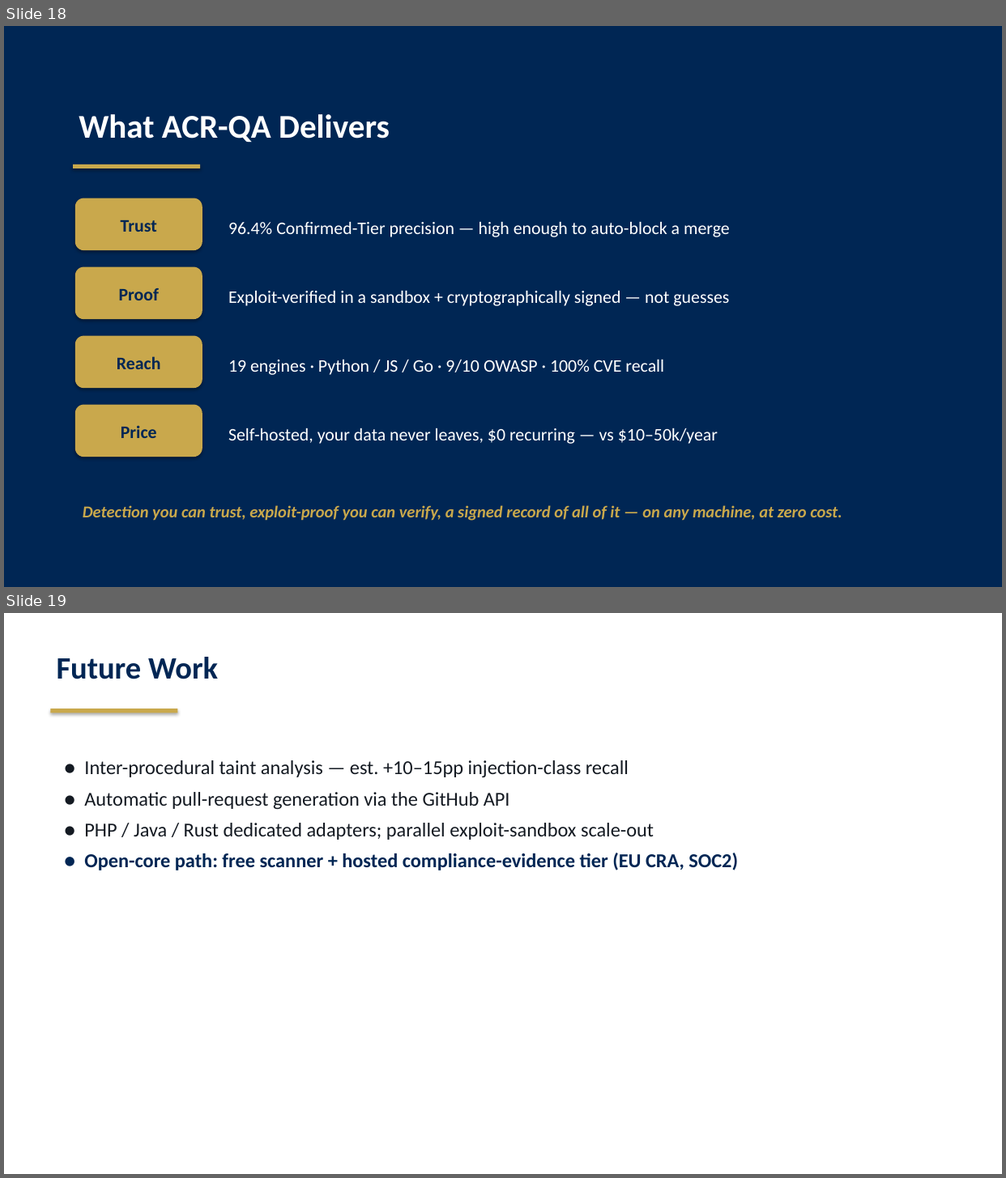
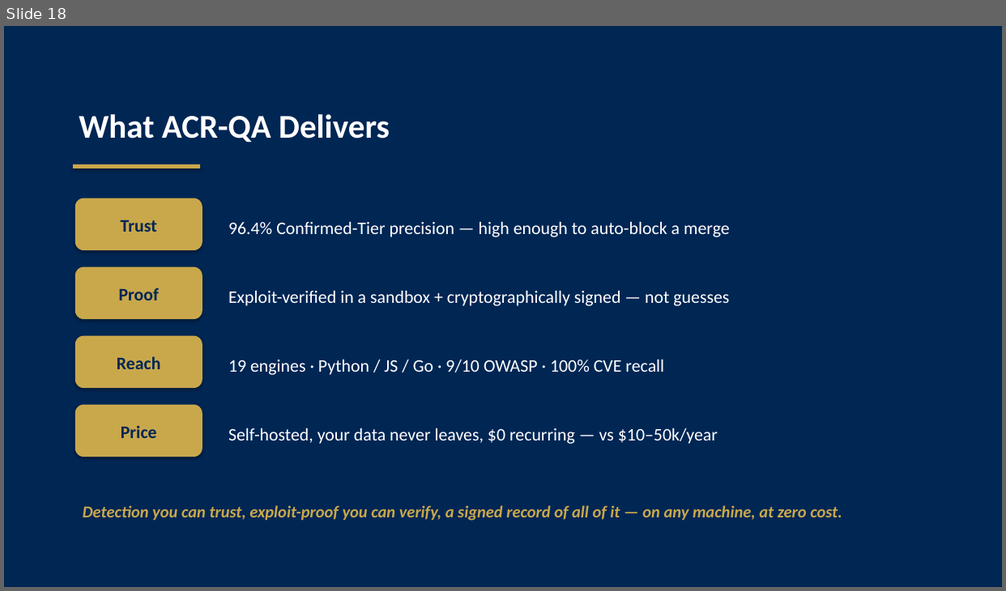
Before and after one commit to starredjaco/ACR-QA, a slide deck: docs/ACR-QA_Defense.odp. Shown one above the other, each under a label of ours: slides 18 and 19 before the commit, slide 18 after it. The pictures are 1006x1178 and 1006x591 pixels, drawn with LibreOffice and Linux fonts; fonts in the diff are those of the drawing. Boxes give left, top, right and bottom in pixels: in the first picture for what was removed or moved away, otherwise in the second. Text is boxed around its words. In the diff, an @@ line names an element or a change of style, - is before the commit and + after.

```diff
--- a/docs/ACR-QA_Defense.odp
+++ b/docs/ACR-QA_Defense.odp
@@ slide 19 removed at box(4, 613, 1002, 1174), background #FFFFFF @@
@@ text removed at box(57, 657, 218, 679) @@
-Future Work
@@ rectangle removed at box(50, 709, 177, 713) @@
@@ text removed at box(84, 760, 738, 871) @@
-● Inter-procedural taint analysis — est. +10–15pp injection-class recall
-● Automatic pull-request generation via the GitHub API
-● PHP / Java / Rust dedicated adapters; parallel exploit-sandbox scale-out
-● Open-core path: free scanner + hosted compliance-evidence tier (EU CRA, SOC2)
```
Also in this commit, not shown: 7 slides changed, 6 slides added, 7 other slides removed, 3 other files.
